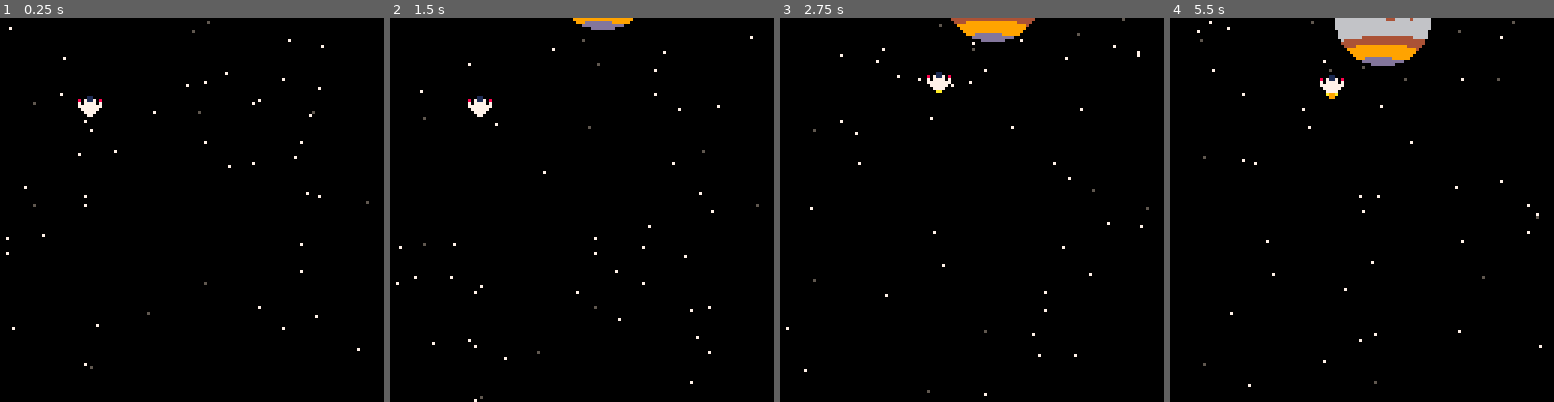
Above: before the commit, frames 1-4 (left to right).
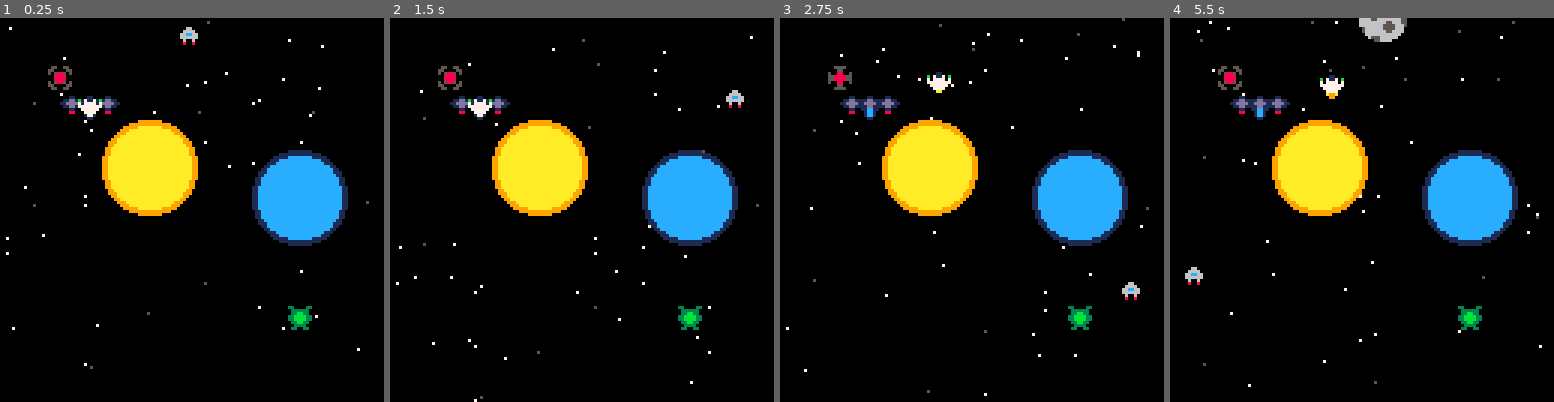
Above: after the commit, the same moments.

Repository: snakebyte85/galaxy-frontier
Game: PICO-8 cartridge galaxy-frontier.p8
Two runs of this game, one before a commit and one after it. Both use one fixed random seed, a clock stepped at 60 frames per second and the inputs below.
Inputs:
- Up to frame 1 (0.25 s): no input
- Up to frame 2 (1.5 s): tap X (X key) at 0.33, 1.07 s; tap O (Z key) at 0.7 s
- Up to frame 3 (2.75 s): hold Right 1.6-2.1 s; tap O (Z key) at 1.7, 2.1, 2.5 s; tap X (X key) at 1.85 s; hold Up 2.15-2.42 s; hold Right from 2.47 s (still down)
- Up to frame 4 (5.5 s): tap O (Z key) every 0.4 s from 2.9 to 5.3 s; tap X (X key) at 2.97, 4.08, 5.2 s; release Right at 3.03 s; hold Left 3.08-3.58 s; hold Down 3.63-3.97 s; hold Right 4.02-4.68 s; hold Up 4.73-5.03 s; hold Left from 5.08 s (still down)

The runs differ from the first frame. In frame 1, 11% of the frame differs, in the area x 12-91%, y 2-82%; in frame 2, 11%; in frame 3, 12%; in frame 4, 13%, in the area x 3-91%, y 0-82%.

Commit message:
Implemented enemy patterns and timers

Diff:
--- a/constants.lua
+++ b/constants.lua
@@ -1,4 +1,6 @@
 const={
+
+   delta=0.1,
 
    screen={
       max_x=128,
--- a/enemy.lua
+++ b/enemy.lua
@@ -1 +1,157 @@
 enemies = {}
+
+
+function create_enemy_raider(x,y,waypoints)
+
+   local raider = {
+      x=x,
+      y=y,
+      waypoints=waypoints,
+      speed=1,
+      ttype = "raider",
+      update=function(self)
+         enemy_update_waypoints(self)
+      end,
+      draw=function(self)
+         spr(16, self.x-4, self.y-4)
+      end
+   }
+
+   add(enemies, raider)
+
+end
+
+function create_enemy_drone(x,y,waypoints)
+
+   local drone = {
+      x=x,
+      y=y,
+      waypoints=waypoints,
+      speed=1,
+      ttype= "drone",
+      rotated=false,
+      update=function(self)
+         enemy_update_waypoints(self)
+      end,
+      draw=function(self)
+         local sprite_number=17
+         if not self.rotated then
+            sprite_number = 18
+         end
+         spr(sprite_number, self.x-4, self.y-4)
+      end
+   }
+
+   drone.timer = create_timer(2,
+                              function(this)
+                                 this.rotated = not this.rotated
+                              end,
+                              {drone},
+                              true)
+
+   add(enemies, drone)
+end
+
+function create_enemy_frigate(x,y,waypoints)
+   local frigate = {
+      x=x,
+      y=y,
+      waypoints=waypoints,
+      speed=0.5,
+      ttype = "frigate",
+      update=function(self)
+         enemy_update_waypoints(self)
+      end,
+      draw=function(self)
+         spr(32, self.x-12, self.y-4, 3,1)
+      end
+   }
+
+   add(enemies, frigate)
+end
+
+function create_enemy_bomber(x,y,waypoints)
+   local bomber = {
+      x=x,
+      y=y,
+      waypoints=waypoints,
+      speed=1,
+      ttype = "bomber",
+      update=function(self)
+         enemy_update_waypoints(self)
+      end,
+      draw=function(self)
+         spr(19, self.x-4, self.y-4)
+      end
+   }
+
+   add(enemies, bomber)
+end
+
+function enemy_update_waypoints(enemy)
+
+   if enemy.waypoints ~= nil and #enemy.waypoints ~= 0 then
+
+      local next_wp_x = enemy.waypoints[1].x
+      local next_wp_y = enemy.waypoints[1].y
+      local next_wp_bc = enemy.waypoints[1].bc
+
+      local mov_x = 0
+      local mov_y = 0
+
+      if abs(enemy.x - next_wp_x) <= const.delta and
+         abs(enemy.y - next_wp_y) <= const.delta then
+         deli(enemy.waypoints,1)
+      else
+         if next_wp_bc == nil then
+            local direction = atan2(next_wp_x-enemy.x, next_wp_y-enemy.y)
+            local speed_to_apply = sqrt((next_wp_x-enemy.x)^2 + (next_wp_y-enemy.y)^2)
+            if enemy.speed < speed_to_apply then
+               speed_to_apply = enemy.speed
+            end
+            mov_x = speed_to_apply * cos(direction)
+            mov_y = speed_to_apply * sin(direction)
+         else
+            local control_point_x = next_wp_bc.x
+            local control_point_y = next_wp_bc.y
+            local number_of_points = next_wp_bc.num
+            local waypoints_bc = calculate_waypoints_bc(enemy.x,enemy.y,
+                                                        next_wp_x,next_wp_y,
+                                                        control_point_x, control_point_y,
+                                                        number_of_points)
+            deli(enemy.waypoints,1)
+            for i=1,#waypoints_bc do
+               add(enemy.waypoints,waypoints_bc[i], i)
+            end
+         end
+      end
+      enemy.x = enemy.x + mov_x
+      enemy.y = enemy.y + mov_y
+   end
+end
+
+function enemies_draw()
+   for enemy in all(enemies) do
+      enemy:draw()
+      if global.debug and enemy.waypoints then
+         if #enemy.waypoints ~= 0 then
+            line(enemy.x, enemy.y,
+                 enemy.waypoints[1].x, enemy.waypoints[1].y,
+                 const.colors.red)
+            for i=1,#enemy.waypoints do
+               if enemy.waypoints[i+1] then
+                  line(enemy.waypoints[i].x, enemy.waypoints[i].y,
+                       enemy.waypoints[i+1].x, enemy.waypoints[i+1].y,
+                       const.colors.red)
+               end
+            end
+         end
+      end
+   end
+end
+
+function enemies_update()
+   for enemy in all(enemies) do
+      enemy:update()
+   end
+end
--- a/galaxy-frontier.p8
+++ b/galaxy-frontier.p8
@@ -1,15 +1,18 @@
 pico-8 cartridge // http://www.pico-8.com
 version 29
 __lua__
+#include constants.lua
 #include util.lua
-#include constants.lua
+#include timer.lua
 #include projectiles.lua
+#include enemy.lua
 #include player.lua
 #include space.lua
 
 global={
    step=0,
-   debug=false
+   debug=false,
+   log=true
 }
 
 function _init()
@@ -17,12 +20,27 @@
    space_init()
    player_init()
    true_btnp_init()
+   create_enemy_raider(63,-10,{
+                          {x=63,y=10},
+                          {x=118,y=63, bc={x=128,y=0,num=10} },
+                          {x=63,y=118, bc={x=128,y=128,num=10} },
+                          {x=10,y=63,  bc={x=0,y=128,num=10} },
+                          {x=63,y=10,  bc={x=0,y=0,num=10} }
+   })
+   create_enemy_drone(20,20)
+   create_enemy_frigate(30,30)
+   create_enemy_bomber(100,100)
+   create_planet("sun",50,50)
+   create_planet("supernova",100,60)
+   create_planet("moon")
 end
 
 function _update60()
+   timers_update()
    true_btnp_update()
    space_update()
    player_update()
+   enemies_update()
    projectiles_update()
    global.step = global.step + 1
 end
@@ -33,6 +51,7 @@
       rect(0,0,const.screen.max_x-1,const.screen.max_y-1, const.colors.red)
    end
    space_draw()
+   enemies_draw()
    player_draw()
    projectiles_draw()
 end
@@ -102,8 +121,6 @@
 
 
 
-__map__
-1000000000000000000000000000000000000000000000000000000000000000000000000000000000000000000000000000000000000000000000000000000000000000000000000000000000000000000000000000000000000000000000000000000000000000000000000000000000000000000000000000000000000000
 
 
 
--- a/player.lua
+++ b/player.lua
@@ -39,7 +39,7 @@
       player.moving = true
    end
    if true_btnp(const.input.o) then
-      create_laser_projectile(player.x, player.y-5, const.direction.up)
+      create_laser_player_projectile(player.x, player.y-5)
    end
 
    if player.x - 4 < 0 then
--- a/projectiles.lua
+++ b/projectiles.lua
@@ -1,13 +1,48 @@
 projectiles={}
 
-function create_laser_projectile(x,y,direction)
+function create_laser_projectile(x,y, direction)
+
+   local projectile = {
+      x=x,
+      y=y,
+      speed=2,
+      direction=direction,
+      ttype="laser",
+      draw=function(self)
+         local start_x = 2 * cos(self.direction+0.5)
+         local start_y = 2 * sin(self.direction+0.5)
+         local end_x = 2 * cos(self.direction)
+         local end_y = 2 * sin(self.direction)
+
+         line(self.x+start_x, self.y+start_y,
+              self.x+end_x, self.y+end_y,
+              const.colors.red)
+      end
+
+   }
+
+   add(projectiles,projectile)
+
+end
+
+function create_laser_player_projectile(x,y)
 
    local projectile = {
       x=x,
       y=y,
       speed=3,
-      direction=direction,
-      ttype="laser"
+      direction=const.direction.up,
+      ttype="laser-player",
+      draw=function(self)
+         local start_x = 2 * cos(self.direction+0.5)
+         local start_y = 2 * sin(self.direction+0.5)
+         local end_x = 2 * cos(self.direction)
+         local end_y = 2 * sin(self.direction)
+
+         line(self.x+start_x, self.y+start_y,
+              self.x+end_x, self.y+end_y,
+              const.colors.green)
+      end
    }
 
    add(projectiles,projectile)
@@ -18,16 +53,7 @@
 function projectiles_draw()
 
    for projectile in all(projectiles) do
-      if projectile.ttype == "laser" then
-         local start_x = 2 * cos(projectile.direction+0.5)
-         local start_y = 2 * sin(projectile.direction+0.5)
-         local end_x = 2 * cos(projectile.direction)
-         local end_y = 2 * sin(projectile.direction)
-
-         line(projectile.x+start_x, projectile.y+start_y,
-              projectile.x+end_x, projectile.y+end_y,
-              const.colors.red)
-      end
+      projectile:draw()
    end
 
 end
--- a/space.lua
+++ b/space.lua
@@ -1,5 +1,4 @@
 space={
-   speed_x=0,
    speed_y=1,
    stars_count=50,
    stars={},
@@ -13,54 +12,36 @@
       distance=0
    }
 
-   if space.speed_x == 0 then
-      star.x = flr(rnd(127))
-      if space.speed_y > 0 then
-         star.y = 0
-      else
-         star.y = const.screen.max_y
-      end
-   elseif space.speed_y == 0 then
-      star.y = flr(rnd(127))
-      if space.speed_x > 0 then
-         star.x = 0
-      else
-         star.x = const.screen.max_x
-      end
+   star.x = flr(rnd(127))
+   if space.speed_y > 0 then
+      star.y = 0
    else
-      star.x = flr(rnd(127))
-      star.y = flr(rnd(127))
+      star.y = const.screen.max_y
    end
 
    star.distance=rnd(1)
    add(space.stars,star)
 end
 
-function create_planet(ttype)
+function create_planet(ttype,x,y)
    planet = {
-      x=0,
-      y=0,
+      x=x,
+      y=y,
       ttype=ttype
    }
 
-   if space.speed_x == 0 then
+   if planet.x == nil then
       planet.x = flr(rnd(127))
+   end
+
+   if planet.y == nil then
       if space.speed_y > 0 then
          planet.y = -16
       else
          planet.y = const.screen.max_y + 16
       end
-   elseif space.speed_y == 0 then
-      planet.y = flr(rnd(127))
-      if space.speed_x > 0 then
-         planet.x = -16
-      else
-         planet.x = const.screen.max_x + 16
-      end
-   else
-      planet.x = flr(rnd(127))
-      planet.y = flr(rnd(127))
    end
+
    add(space.planets,planet)
 end
 
@@ -73,7 +54,6 @@
       add(space.stars,star)
    end
 
-   create_planet("jupiter")
 end
 
 function space_draw()
@@ -93,6 +73,13 @@
          spr(97,planet.x-8,planet.y-8,2,2)
       elseif planet.ttype=="jupiter" then
          spr(67,planet.x-16,planet.y-16,4,4)
+      elseif planet.ttype=="sun" then
+         spr(71,planet.x-16,planet.y-16,4,4)
+      elseif planet.ttype=="supernova" then
+         pal(const.colors.yellow, const.colors.blue)
+         pal(const.colors.orange, const.colors.dark_blue)
+         spr(71,planet.x-16,planet.y-16,4,4)
+         pal()
       end
    end
 end
@@ -103,7 +90,6 @@
    local stars_to_delete = {}
 
    for i,star in ipairs(space.stars) do
-      star.x = star.x + (space.speed_x * (1-star.distance))
       star.y = star.y + (space.speed_y * (1-star.distance))
 
       if star.x > const.screen.max_x or star.x < 0 or
@@ -125,12 +111,16 @@
    local planets_to_delete = {}
 
    for i,planet in ipairs(space.planets) do
-      planet.x = planet.x + (space.speed_x * 0.05)
-      planet.y = planet.y + (space.speed_y * 0.05)
 
-      if planet.x > const.screen.max_x + 16 or planet.x < -32 or
-         planet.y > const.screen.max_y + 16 or planet.y < -32 then
-         add(planets_to_delete, i)
+      if(planet.ttype ~= "sun" and
+         planet.ttype ~= "supernova") then
+
+         planet.y = planet.y + (space.speed_y * 0.05)
+
+         if planet.x > const.screen.max_x + 16 or planet.x < -32 or
+            planet.y > const.screen.max_y + 16 or planet.y < -32 then
+            add(planets_to_delete, i)
+         end
       end
    end
 
--- /dev/null
+++ b/timer.lua
@@ -0,0 +1,50 @@
+timers = {}
+
+
+function create_timer(delay, func, args, loop)
+
+   local timer = {
+      time = delay,
+      time_exec = time() + delay,
+      func = func,
+      args = args,
+      loop = loop or false
+   }
+
+   add(timers, timer)
+
+   return timer
+end
+
+
+function timers_update()
+
+   local timers_to_delete = {}
+
+   for timer in all(timers) do
+      if time() >= timer.time_exec then
+
+         if timer.args == nil then
+            timer.args = {}
+         end
+
+         if timer.func ~= nil then
+            timer.func(unpack(timer.args))
+         end
+
+         if timer.loop then
+            timer.time_exec = time() + timer.time
+         else
+            add(timers_to_delete, timer)
+         end
+      end
+   end
+
+   for timer_to_delete in all(timers_to_delete) do
+      del(timers, timer_to_delete)
+   end
+end
+
+function stop_timer(timer)
+   del(timers,timer)
+end
--- a/util.lua
+++ b/util.lua
@@ -23,3 +23,58 @@
 function true_btnp(key)
    return btn_new[key]
 end
+
+function lv(v1,v2,t)
+    return (1-t)*v1+t*v2
+end
+
+--Quadratic Bezier Curve Vector
+function qbcvector(v1,v2,v3,t)
+    return  lv(lv(v1,v3,t), lv(v3,v2,t),t)
+end
+
+function calculate_waypoints_bc(x1,y1,x2,y2,x3,y3,number_of_points)
+
+   local waypoints_bc = {}
+
+   for i=1,number_of_points do
+      local t = i/number_of_points
+      local waypoint_bc = { x=qbcvector(x1,x2,x3,t), y=qbcvector(y1,y2,y3,t) }
+      add(waypoints_bc, waypoint_bc)
+   end
+
+   return waypoints_bc
+end
+
+function tostring(any)
+    if type(any)=="function" then
+        return "function"
+    end
+    if any==nil then
+        return "nil"
+    end
+    if type(any)=="string" then
+        return any
+    end
+    if type(any)=="boolean" then
+        if any then return "true" end
+        return "false"
+    end
+    if type(any)=="table" then
+        local str = "{ "
+        for k,v in pairs(any) do
+            str=str..tostring(k).."->"..tostring(v).." "
+        end
+        return str.."}"
+    end
+    if type(any)=="number" then
+        return ""..any
+    end
+    return "unkown" -- should never show
+end
+
+function log(str)
+   if global.log == true then
+      printh(tostring(str), "galaxy.log")
+   end
+end
Not shown, changed: 52 lines of the sprite sheet (__gfx__) section of galaxy-frontier.p8
